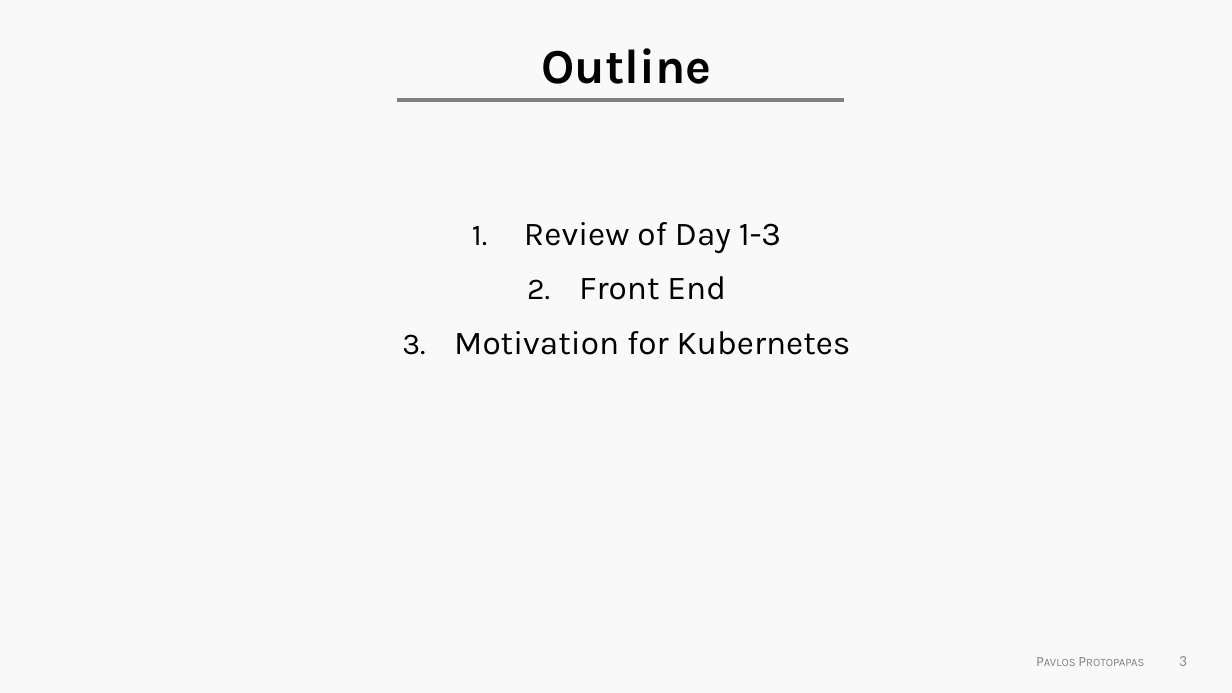
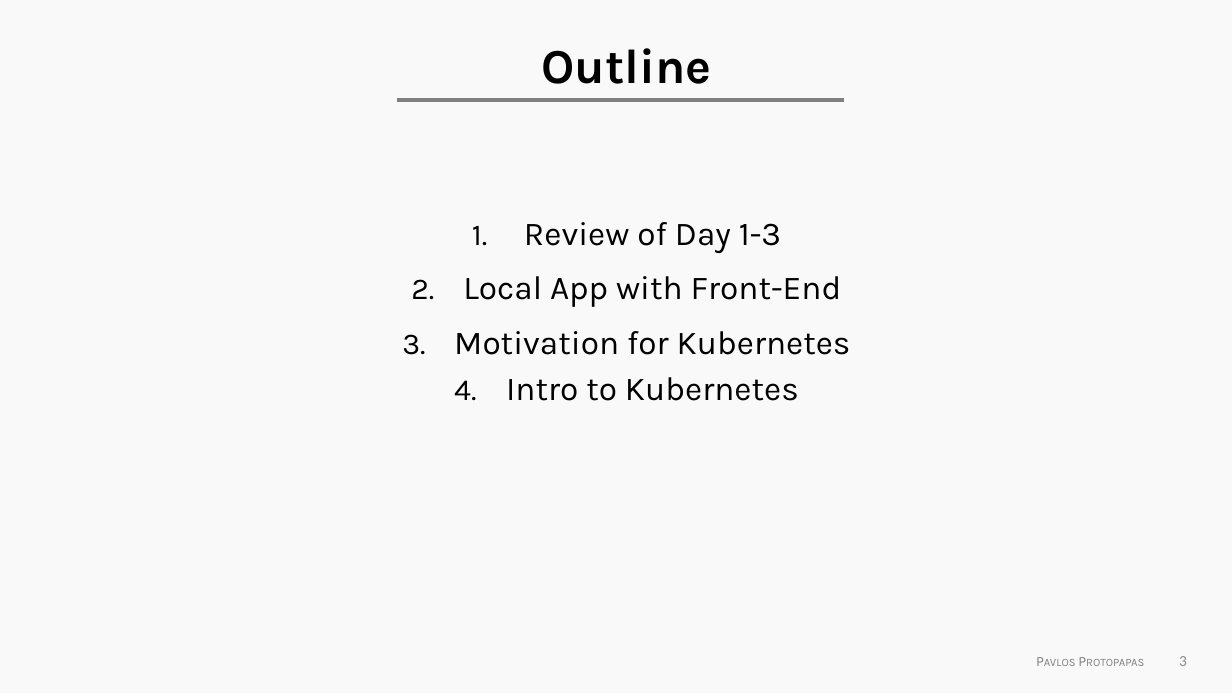
Before and after one commit to Harvard-IACS/2021-ComputeFest, a slide deck: slide 3 of Day 4/ComputeFest2021_Deployment.pptx. Drawn at 1232x693 pixels with LibreOffice and Linux fonts; fonts in the diff are those of the drawing; background and template pictures are left out. Boxes give left, top, right and bottom in pixels: in the first picture for what was removed or moved away, otherwise in the second. Text is boxed around its words. In the diff, an @@ line names an element or a change of style, - is before the commit and + after.

```diff
--- a/Day 4/ComputeFest2021_Deployment.pptx
+++ b/Day 4/ComputeFest2021_Deployment.pptx
@@ text at (x1=463, y1=276, x2=842, y2=307): text changed @@
-2. Front End
+2. Local App with Front-End
@@ text at (x1=506, y1=377, x2=799, y2=401): paragraph added @@
+4. Intro to Kubernetes
```
Also in this commit, not shown: 5 other slides changed, 1 slide added, 1 other file.
